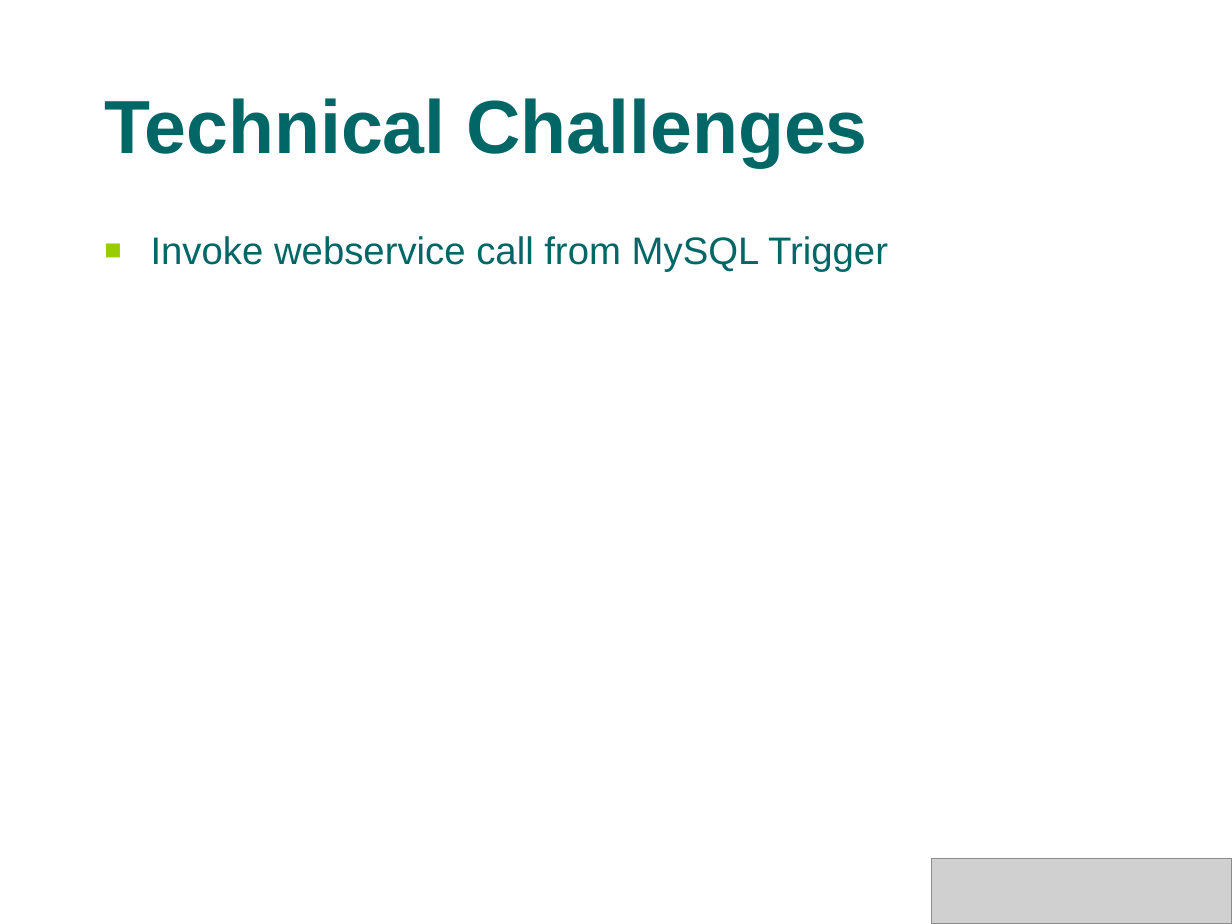
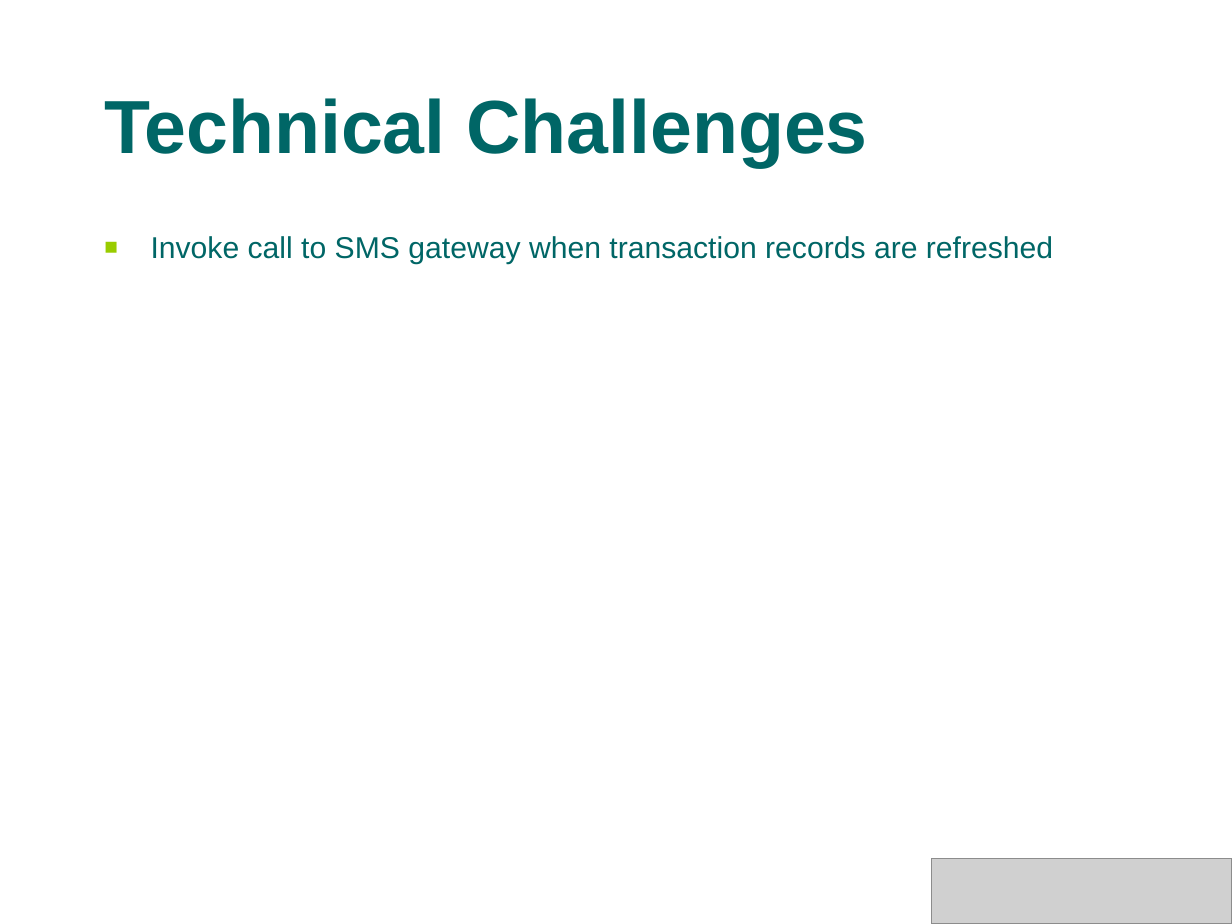
Before and after one commit to s4kshya/leezdr-repository, a slide deck: slide 10 of Exam Paper/MTECH_PROJ/Presentation/phase1.ppt (slide 9 before the commit). Drawn at 1232x924 pixels with LibreOffice and Linux fonts; fonts in the diff are those of the drawing; grey boxes stand for pictures; background and template pictures are left out. Boxes give left, top, right and bottom in pixels: in the first picture for what was removed or moved away, otherwise in the second. Text is boxed around its words. In the diff, an @@ line names an element or a change of style, - is before the commit and + after.

```diff
--- a/Exam Paper/MTECH_PROJ/Presentation/phase1.ppt
+++ b/Exam Paper/MTECH_PROJ/Presentation/phase1.ppt
@@ text at [151, 236, 1053, 264]: text changed; size 22.4 to 17.6 pt @@
-■ Invoke webservice call from MySQL Trigger
+■ Invoke call to SMS gateway when transaction records are refreshed
```
Also in this commit, not shown: 5 other slides changed, 8 slides added, 2 slides removed.
